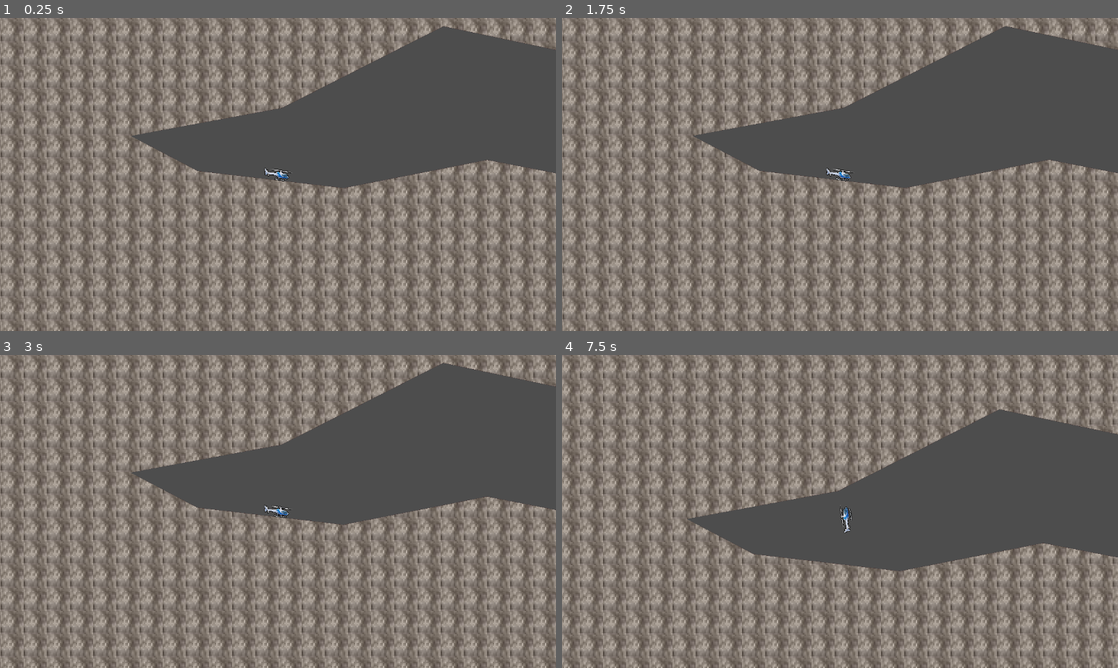
Above: before the commit, frames 1-4 (two rows, left to right).
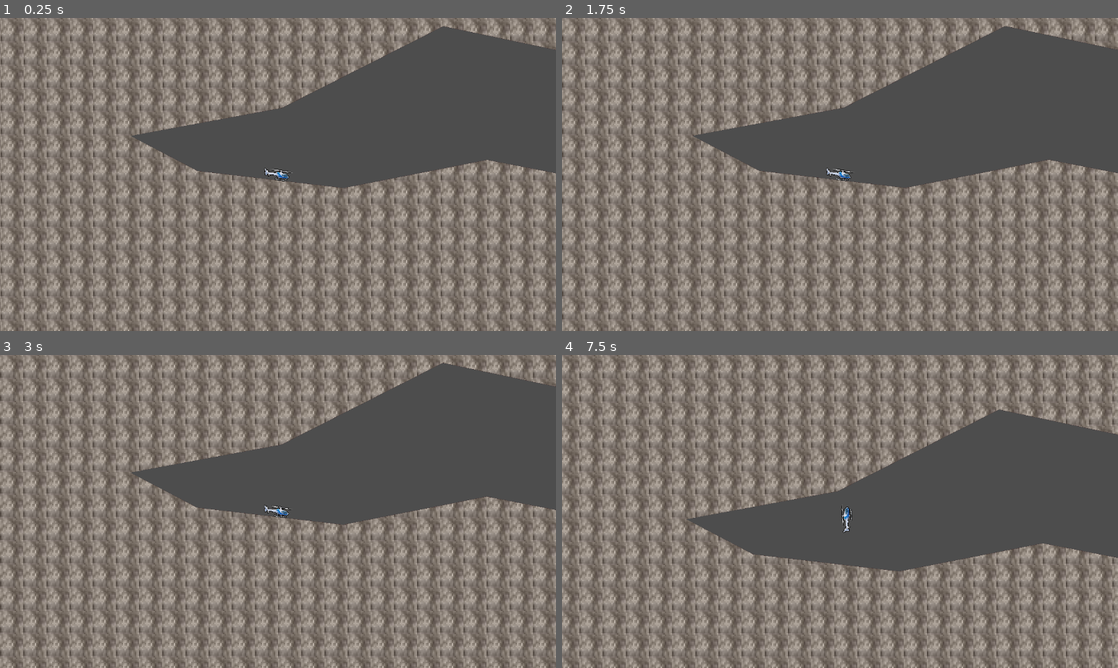
Above: after the commit, the same moments.

Repository: crispyBrownWork/fathelicopter
Game: Godot game, scene res://world_environment.tscn
The game is run twice, just before and just after one commit, with the same random seed, the same clock (stepped at 60 frames per second) and the same inputs.
Inputs (mouse positions are in pixels of both pictures, inside the frame that each line leads up to):
- Up to frame 1 (0.25 s): no input
- Up to frame 2 (1.75 s): tap Enter at 0.5 s; move the mouse to (962, 158) at 0.52 s; hold Right (ui_right) 0.53-1.25 s; hold Alt 0.53-1.25 s; click (962, 158) at 0.67 s; tap Space at 0.77 s; tap R (reset) at 1.25 s; drag from (728, 190) to (812, 237) at 1.27 s
- Up to frame 3 (3 s): move the mouse to (333, 442) at 2.02 s; hold Right (ui_right) 2.03-2.75 s; hold Ctrl 2.03-2.75 s; drag from (250, 574) to (111, 464) at 2.77 s
- Up to frame 4 (7.5 s): tap R (reset) at 3.5, 5, 6.5 s; move the mouse to (1006, 558) at 3.52 s; hold Left (ui_left) 3.53-4.25 s; hold Alt 3.53-4.25 s; tap Space at 3.77, 6.77 s; drag from (673, 464) to (756, 433) at 4.27 s; move the mouse to (867, 511) at 5.02 s; hold Left (ui_left) 5.03-5.75 s; hold Ctrl 5.03-5.75 s; click (867, 511) at 5.17 s; drag from (756, 433) to (728, 527) at 5.77 s; move the mouse to (962, 495) at 6.52 s; hold Up (ui_up) 6.53-7.25 s; hold Alt 6.53-7.25 s; drag from (728, 527) to (812, 574) at 7.27 s

The runs differ from the first frame. In frame 1, less than 0.1% of the frame differs, in the area x 24-94%, y 2-55%; in frame 2, 3.2%; in frame 3, 3.2%; in frame 4, 3.3%, in the area x 0-100%, y 0-100%.

Commit message:
forced camera

Diff:
--- a/project.godot
+++ b/project.godot
@@ -12,7 +12,7 @@
 
 config/name="FatHelicopter"
 run/main_scene="res://world_environment.tscn"
-config/features=PackedStringArray("4.3", "Forward Plus")
+config/features=PackedStringArray("4.2", "Forward Plus")
 config/icon="res://icon.svg"
 
 [display]
@@ -27,39 +27,39 @@
 
 ui_left={
 "deadzone": 0.5,
-"events": [Object(InputEventKey,"resource_local_to_scene":fa …(174 unchanged characters)… l_keycode":0,"key_label":0,"unicode":0,"location":0,"echo":false,"script":null)
+"events": [Object(InputEventKey,"resource_local_to_scene":fa …(174 unchanged characters)… l_keycode":0,"key_label":0,"unicode":0,"echo":false,"script":null)
 , Object(InputEventJoypadButton,"resource_local_to_scene":false,"resource_name":"","device":0,"button_index":13,"pressure":0.0,"pressed":false,"script":null)
 , Object(InputEventJoypadMotion,"resource_local_to_scene":false,"resource_name":"","device":0,"axis":0,"axis_value":-1.0,"script":null)
-, Object(InputEventKey,"resource_local_to_scene":false,"reso …(162 unchanged characters)… keycode":65,"key_label":0,"unicode":97,"location":0,"echo":false,"script":null)
+, Object(InputEventKey,"resource_local_to_scene":false,"reso …(162 unchanged characters)… keycode":65,"key_label":0,"unicode":97,"echo":false,"script":null)
 ]
 }
 ui_right={
 "deadzone": 0.5,
-"events": [Object(InputEventKey,"resource_local_to_scene":fa …(174 unchanged characters)… l_keycode":0,"key_label":0,"unicode":0,"location":0,"echo":false,"script":null)
+"events": [Object(InputEventKey,"resource_local_to_scene":fa …(174 unchanged characters)… l_keycode":0,"key_label":0,"unicode":0,"echo":false,"script":null)
 , Object(InputEventJoypadButton,"resource_local_to_scene":false,"resource_name":"","device":0,"button_index":14,"pressure":0.0,"pressed":false,"script":null)
 , Object(InputEventJoypadMotion,"resource_local_to_scene":false,"resource_name":"","device":0,"axis":0,"axis_value":1.0,"script":null)
-, Object(InputEventKey,"resource_local_to_scene":false,"reso …(163 unchanged characters)… eycode":68,"key_label":0,"unicode":100,"location":0,"echo":false,"script":null)
+, Object(InputEventKey,"resource_local_to_scene":false,"reso …(163 unchanged characters)… eycode":68,"key_label":0,"unicode":100,"echo":false,"script":null)
 ]
 }
 ui_up={
 "deadzone": 0.5,
-"events": [Object(InputEventKey,"resource_local_to_scene":fa …(174 unchanged characters)… l_keycode":0,"key_label":0,"unicode":0,"location":0,"echo":false,"script":null)
+"events": [Object(InputEventKey,"resource_local_to_scene":fa …(174 unchanged characters)… l_keycode":0,"key_label":0,"unicode":0,"echo":false,"script":null)
 , Object(InputEventJoypadButton,"resource_local_to_scene":false,"resource_name":"","device":0,"button_index":11,"pressure":0.0,"pressed":false,"script":null)
 , Object(InputEventJoypadMotion,"resource_local_to_scene":false,"resource_name":"","device":0,"axis":1,"axis_value":-1.0,"script":null)
-, Object(InputEventKey,"resource_local_to_scene":false,"reso …(163 unchanged characters)… eycode":87,"key_label":0,"unicode":119,"location":0,"echo":false,"script":null)
+, Object(InputEventKey,"resource_local_to_scene":false,"reso …(163 unchanged characters)… eycode":87,"key_label":0,"unicode":119,"echo":false,"script":null)
 ]
 }
 ui_down={
 "deadzone": 0.5,
-"events": [Object(InputEventKey,"resource_local_to_scene":fa …(174 unchanged characters)… l_keycode":0,"key_label":0,"unicode":0,"location":0,"echo":false,"script":null)
+"events": [Object(InputEventKey,"resource_local_to_scene":fa …(174 unchanged characters)… l_keycode":0,"key_label":0,"unicode":0,"echo":false,"script":null)
 , Object(InputEventJoypadButton,"resource_local_to_scene":false,"resource_name":"","device":0,"button_index":12,"pressure":0.0,"pressed":false,"script":null)
 , Object(InputEventJoypadMotion,"resource_local_to_scene":false,"resource_name":"","device":0,"axis":1,"axis_value":1.0,"script":null)
-, Object(InputEventKey,"resource_local_to_scene":false,"reso …(163 unchanged characters)… eycode":83,"key_label":0,"unicode":115,"location":0,"echo":false,"script":null)
+, Object(InputEventKey,"resource_local_to_scene":false,"reso …(163 unchanged characters)… eycode":83,"key_label":0,"unicode":115,"echo":false,"script":null)
 ]
 }
 reset={
 "deadzone": 0.5,
-"events": [Object(InputEventKey,"resource_local_to_scene":fa …(172 unchanged characters)… eycode":82,"key_label":0,"unicode":114,"location":0,"echo":false,"script":null)
+"events": [Object(InputEventKey,"resource_local_to_scene":fa …(172 unchanged characters)… eycode":82,"key_label":0,"unicode":114,"echo":false,"script":null)
 ]
 }
 
--- a/world_environment.tscn
+++ b/world_environment.tscn
@@ -1118,7 +1118,7 @@
 render_offset = 0.0
 
 [sub_resource type="PhysicsMaterial" id="PhysicsMaterial_rr4a7"]
-friction = 0.5
+friction = 0.3
 bounce = 0.3
 
 [sub_resource type="CapsuleShape2D" id="CapsuleShape2D_qbw6a"]
Not shown: 59 places in world_environment.tscn that only renumber resources
